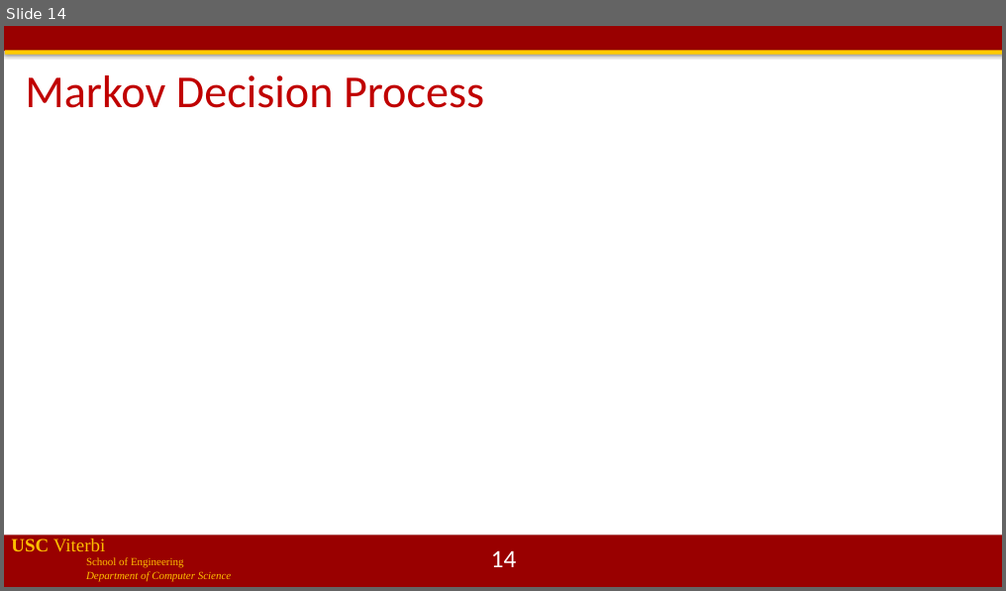
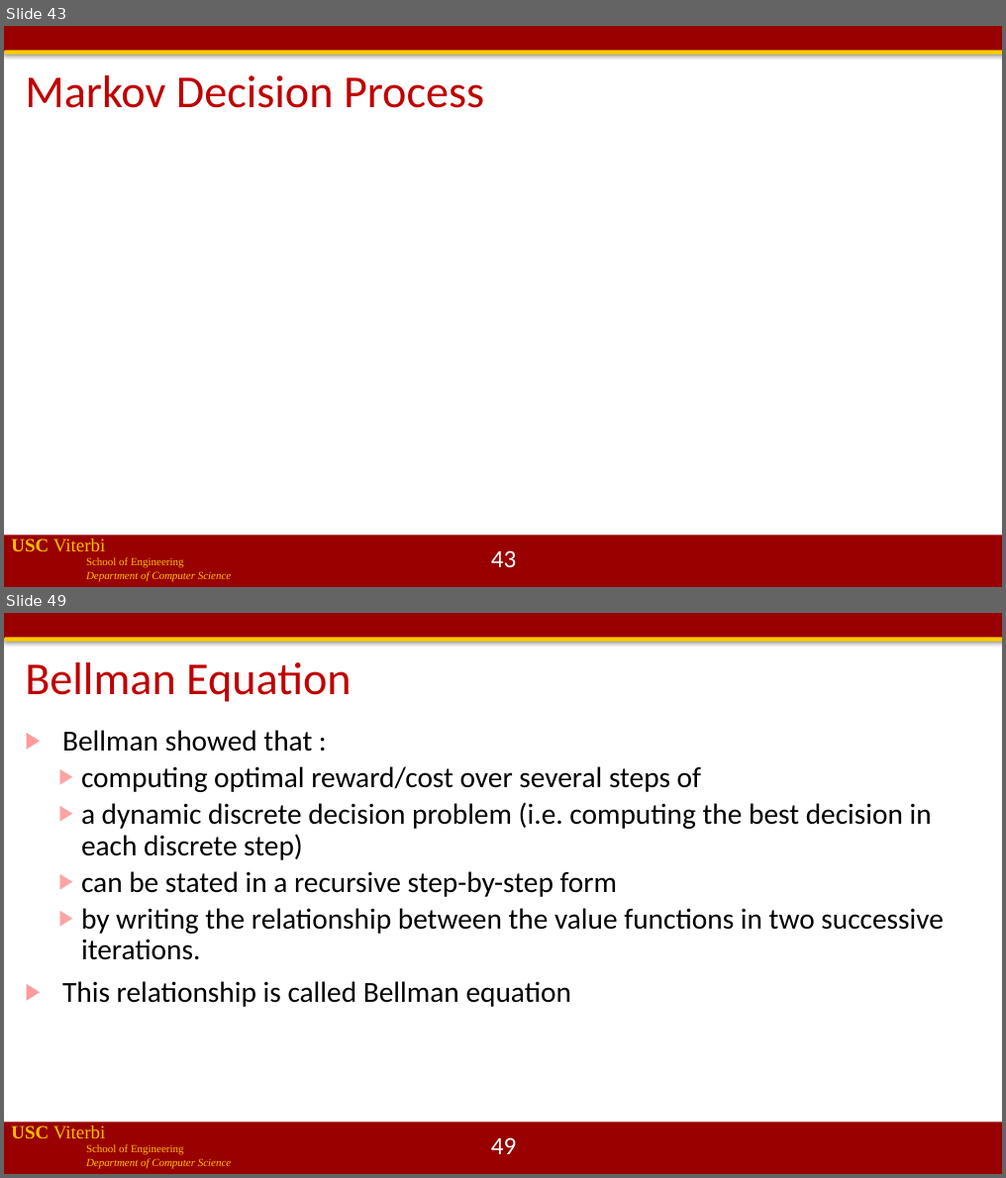
Before and after one commit to jdeshmukh/jdeshmukh.github.io, a slide deck: teaching/cs513-autocps-fall-2020/lecture8-Probabilistic-Models.pptx. Shown one above the other, each under a label of ours: slide 14 before the commit, slides 43 and 49 after it; the slides between them are not shown. The pictures are 1006x591 and 1006x1178 pixels, drawn with LibreOffice and Linux fonts; fonts in the diff are those of the drawing; grey boxes stand for pictures; background and template pictures are left out. Boxes give left, top, right and bottom in pixels: in the first picture for what was removed or moved away, otherwise in the second. Text is boxed around its words. In the diff, an @@ line names an element or a change of style, - is before the commit and + after.

```diff
--- a/teaching/cs513-autocps-fall-2020/lecture8-Probabilistic-Models.pptx
+++ b/teaching/cs513-autocps-fall-2020/lecture8-Probabilistic-Models.pptx
@@ slide 49 added at (x1=4, y1=613, x2=1002, y2=1174), background #FFFFFF; not listed: 4 template elements that a slide beside it also shows @@
@@ title added at (x1=25, y1=663, x2=350, y2=702), 44 pt, text #C00000 @@
+Bellman Equation
@@ text added at (x1=62, y1=730, x2=944, y2=1007), 28 pt, text #000000 @@
+▶ Bellman showed that :
+  ▶ computing optimal reward/cost over several steps of
+  ▶ a dynamic discrete decision problem (i.e. computing the best decision in each discrete step)
+  ▶ can be stated in a recursive step-by-step form
+  ▶ by writing the relationship between the value functions in two successive iterations.
+▶ This relationship is called Bellman equation
@@ page number added at (x1=491, y1=1138, x2=517, y2=1155), 24 pt, text #FFFFFF @@
+49
@@ what was slide 14 is now slide 43 @@
@@ page number at (x1=491, y1=551, x2=517, y2=568): text changed @@
-14
+43
```
Also in this commit, not shown: 6 slides changed, 32 other slides added, 2 slides removed, 1 other file.
